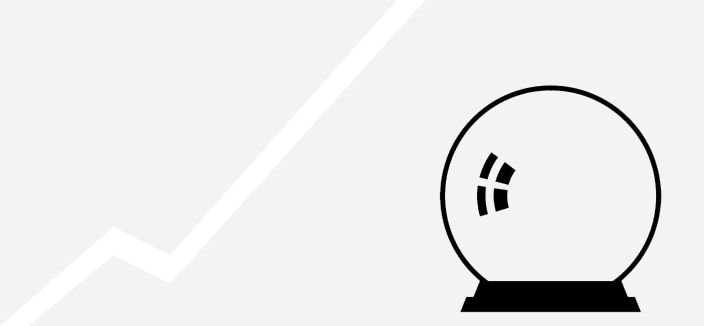
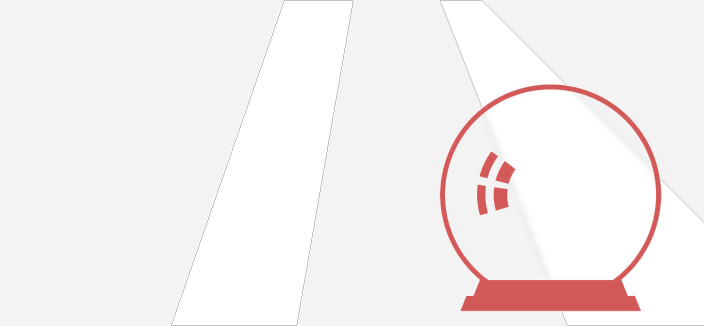
Layers edited between the first and the second 704×326 image:
added layer "Background2" (2%) above "Layer 2" over [0, 0, 704, 326]
painted on "Layer 1", unmasked it over [0, 0, 704, 326]
painted on "Background" over [0, 0, 704, 326]
